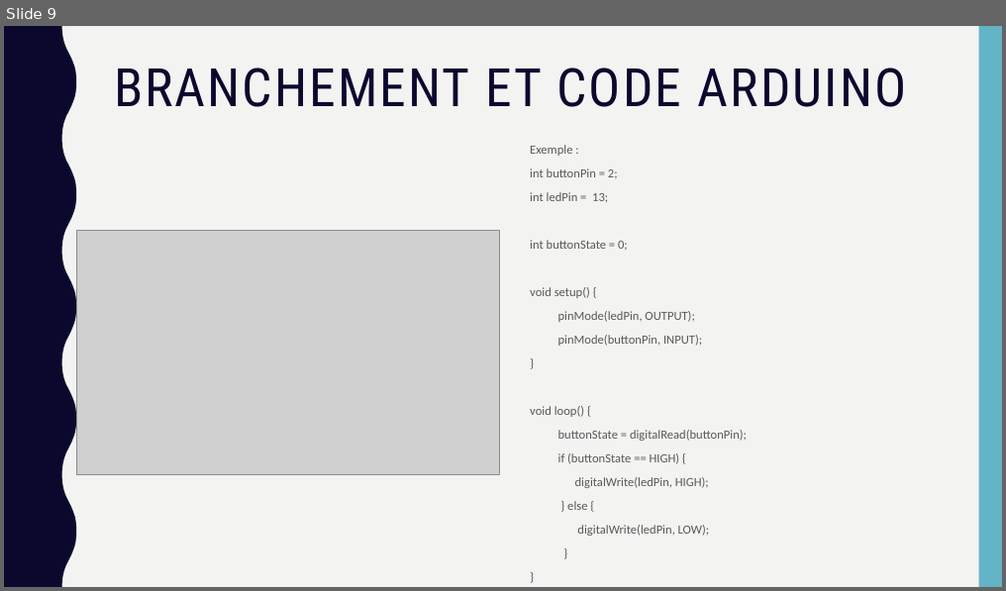
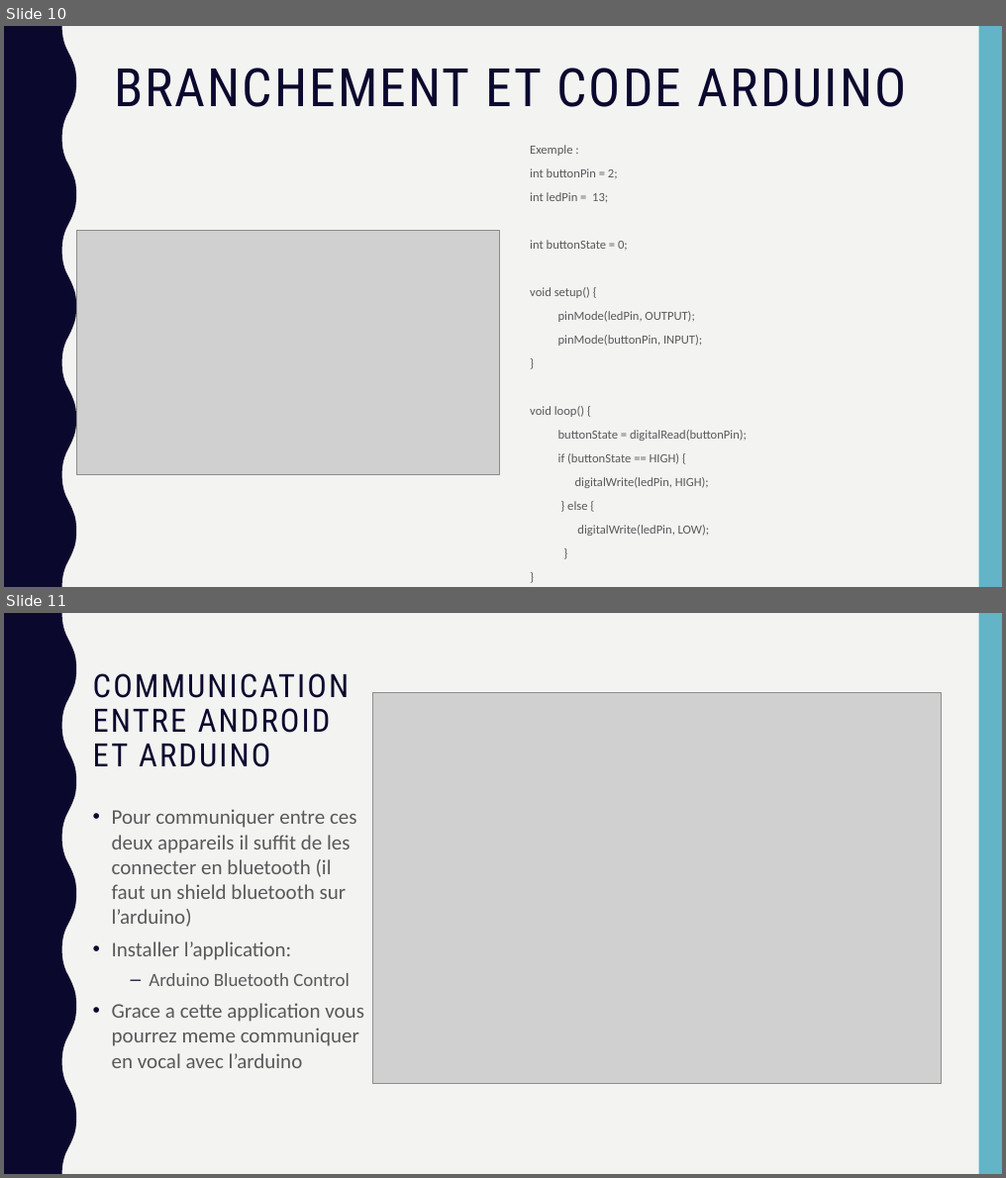
Before and after one commit to PandaPoPy/arduino_thinkcode, a slide deck: cours/Irondelle.pptx. Shown one above the other, each under a label of ours: slide 9 before the commit, slides 10 and 11 after it. The pictures are 1006x591 and 1006x1178 pixels, drawn with LibreOffice and Linux fonts; fonts in the diff are those of the drawing; grey boxes stand for pictures. Boxes give left, top, right and bottom in pixels: in the first picture for what was removed or moved away, otherwise in the second. Text is boxed around its words. In the diff, an @@ line names an element or a change of style, - is before the commit and + after.

```diff
--- a/cours/Irondelle.pptx
+++ b/cours/Irondelle.pptx
@@ slide 11 added at bbox=[4, 613, 1002, 1174], background #F3F3F2 @@
@@ freeform shape added at bbox=[4, 613, 76, 1174], fill #0B082E @@
@@ rectangle added at bbox=[979, 613, 1002, 1174], fill #62B4C6 @@
@@ title added at bbox=[93, 673, 350, 767], 31 pt, text #0B082E @@
+COMMUNICATION ENTRE ANDROID ET ARDUINO
@@ picture added at bbox=[373, 692, 942, 1083] @@
@@ text added at bbox=[112, 809, 364, 1068], 20 pt, text #595959 @@
+• Pour communiquer entre ces deux appareils il suffit de les connecter en bluetooth (il faut un shield bluetooth sur l’arduino)
+• Installer l’application:
+  – Arduino Bluetooth Control
+• Grace a cette application vous pourrez meme communiquer en vocal avec l’arduino
@@ what was slide 9 is now slide 10 @@
```
Also in this commit, not shown: 2 slides changed, 2 other slides added, 2 other files.
